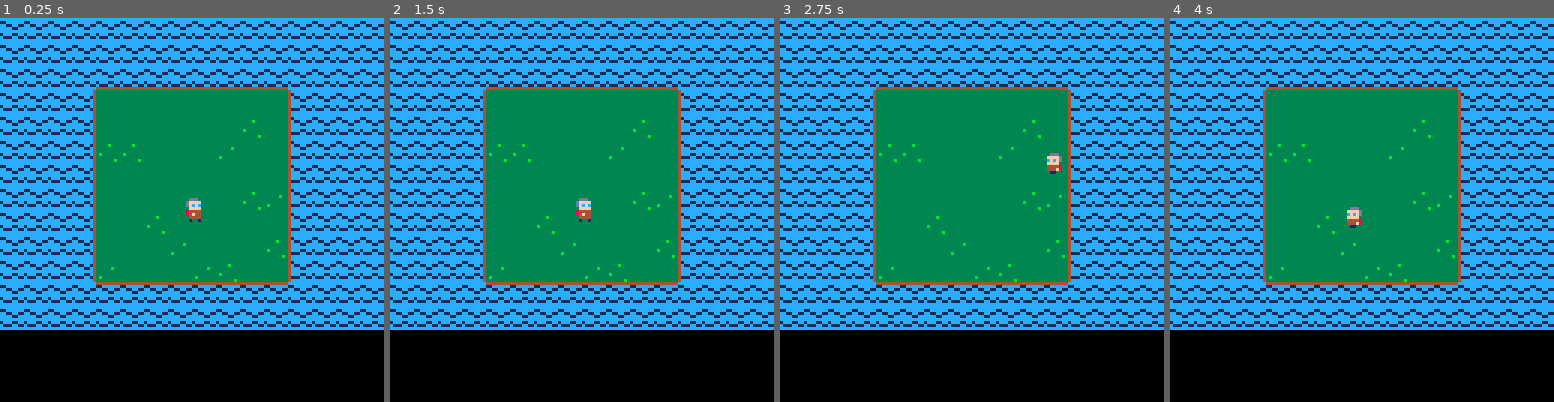
Above: before the commit, frames 1-4 (left to right).
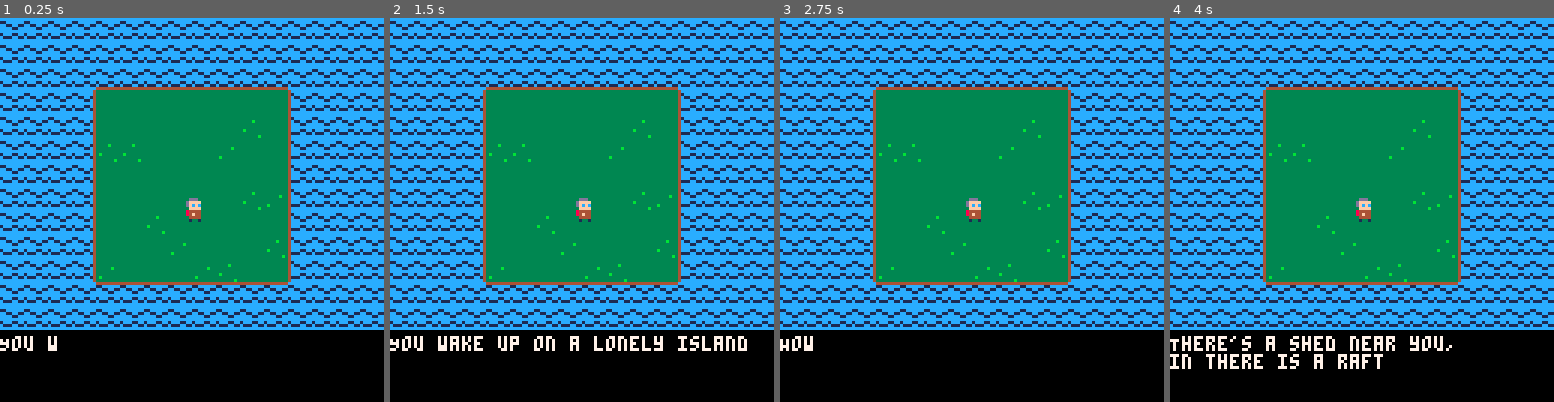
Above: after the commit, the same moments.

Repository: maggo/ludum
Game: PICO-8 cartridge ludum.p8
The game is run twice, just before and just after one commit, with the same random seed, the same clock (stepped at 60 frames per second) and the same inputs.
Inputs:
- Up to frame 1 (0.25 s): no input
- Up to frame 2 (1.5 s): tap O (Z key) at 0.7 s
- Up to frame 3 (2.75 s): hold Right 1.6-2.1 s; tap O (Z key) at 1.7, 2.1, 2.5 s; hold Up 2.15-2.42 s; hold Right from 2.47 s (still down)
- Up to frame 4 (4 s): tap O (Z key) at 2.9, 3.3, 3.7 s; release Right at 3.03 s; hold Left 3.08-3.58 s; hold Down 3.63-3.97 s

The runs differ from the first frame. In frame 1, 0.2% of the frame differs, in the area x 0-15%, y 82-87%; in frame 2, 1.4%; in frame 3, 0.6%; in frame 4, 2.3%, in the area x 0-74%, y 46-92%.

Commit message:
Add dialog system

Diff:
--- a/ludum.p8
+++ b/ludum.p8
@@ -1,10 +1,33 @@
 pico-8 cartridge // http://www.pico-8.com
 version 8
 __lua__
+-- Finish map: A Ludum Dare adventure
+-- by maggo
+-- based on:
 -- wall and actor collisions
 -- by zep
 
 actor = {} --all actors in world
+dialog = {
+  active = true,
+  id = 1,
+  sentence = 1,
+  counter = 0,
+  char = 1,
+  animating = true
+}
+
+dialogs = {
+  {
+    "You wake up on a lonely island",
+    "How did you get here?",
+    "How do you leave?",
+    "There's a shed near you, \nin there is a raft",
+    "But how will you get in?",
+    "Welcome to:",
+    "           Finish Map \n    A Ludum Dare Adventure..."
+  }
+}
 
 -- make an actor
 -- and add to global collection
@@ -183,12 +203,54 @@
      and (pl.t%4) == 0) then
   sfx(1)
  end
-
+end
+
+function draw_dialog()
+  color(7)
+  print(sub(dialogs[dialog.id][dialog.sentence], 0, dialog.char), 0, 106)
+end
+
+function update_dialog()
+  -- button press advances text
+  if (btnp(4)) then
+    if (dialog.animating) then
+      dialog.animating = false
+      dialog.char = #dialogs[dialog.id][dialog.sentence]
+    else
+      dialog.sentence += 1
+      dialog.char = 1
+      dialog.animating = true
+    end
+  end
+
+  if (dialog.sentence > #dialogs[dialog.id]) then
+    -- End the current dialog
+    dialog.active = false
+    dialog.id = 1
+    dialog.sentence = 1
+    dialog.counter = 0
+  end
+
+  if (dialog.animating) then
+    dialog.counter += 1
+
+    if (dialog.counter >= 2) then
+      dialog.char += 1
+      dialog.counter = 0
+      sfx(0)
+    end
+
+    if (dialog.char >= #dialogs[dialog.id][dialog.sentence]) dialog.animating = false
+  end
 end
 
 function _update()
- control_player(pl)
- foreach(actor, move_actor)
+  if (dialog.active) then
+    update_dialog()
+  else
+    control_player(pl)
+    foreach(actor, move_actor)
+  end
 end
 
 function draw_actor(a)
@@ -201,7 +263,12 @@
   cls()
   map(0,0,0,0,16,16)
   foreach(actor,draw_actor)
-end
+
+  if (dialog.active) then
+    draw_dialog()
+  end
+end
+
 function zspr(n,w,h,dx,dy,dz)
   sx = 8 * (n % 16)
   sy = 8 * flr(n / 16)
Not shown, changed: the sound effects (__sfx__) section of ludum.p8
Not shown, changed: index.js
